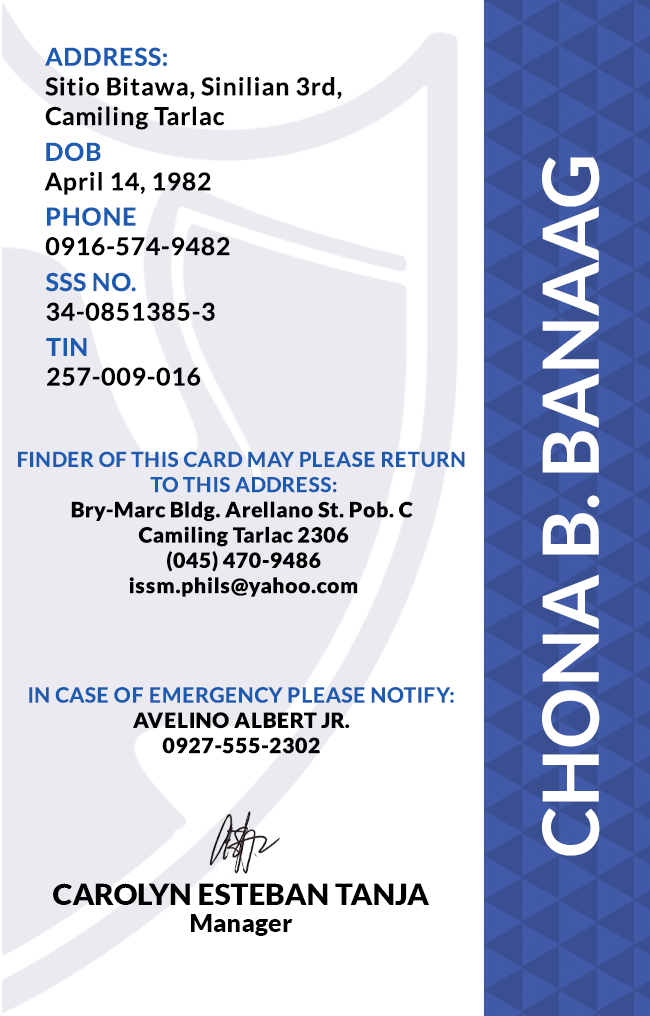
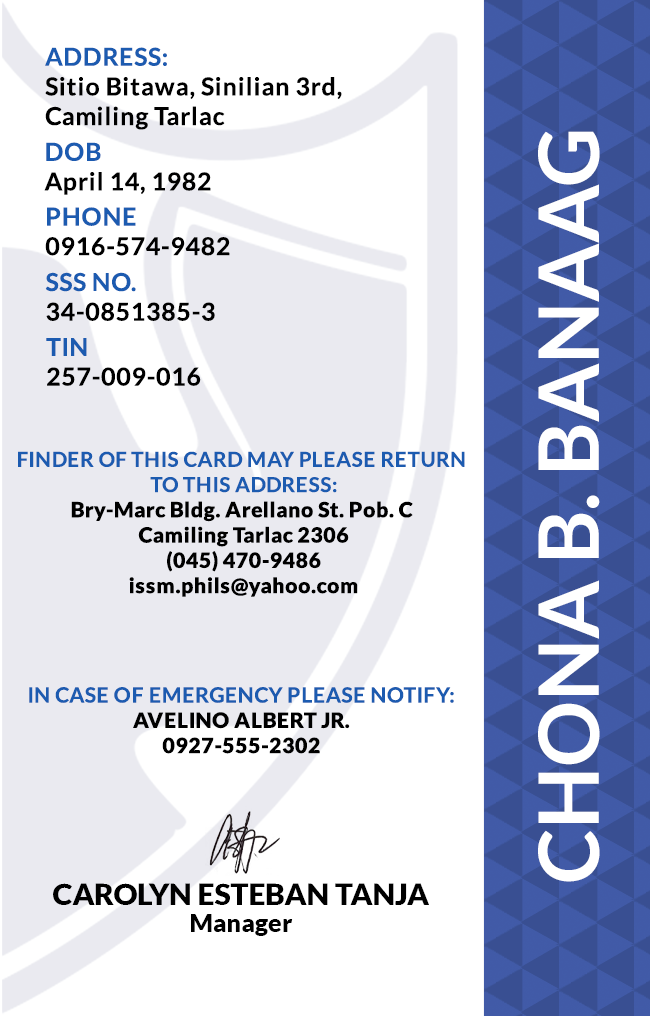
Layered file, before and after one edit (650×1016). Changes by layer:
painted on "CHONA B. BANAAG" over 538, 131, 600, 882
